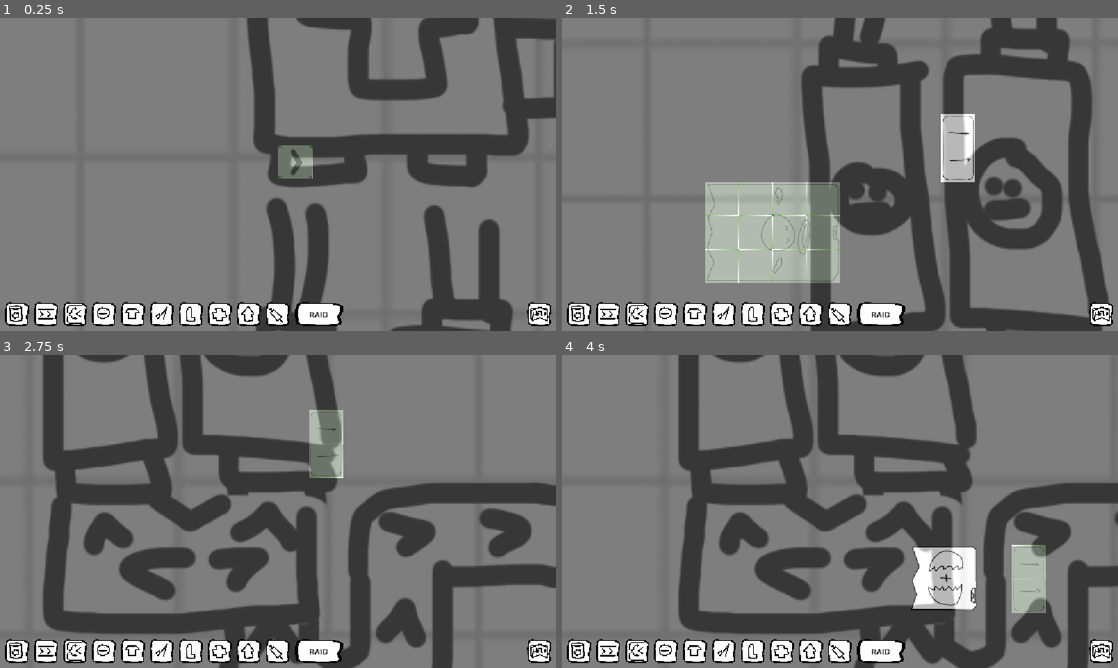
Above: before the commit, frames 1-4 (two rows, left to right).
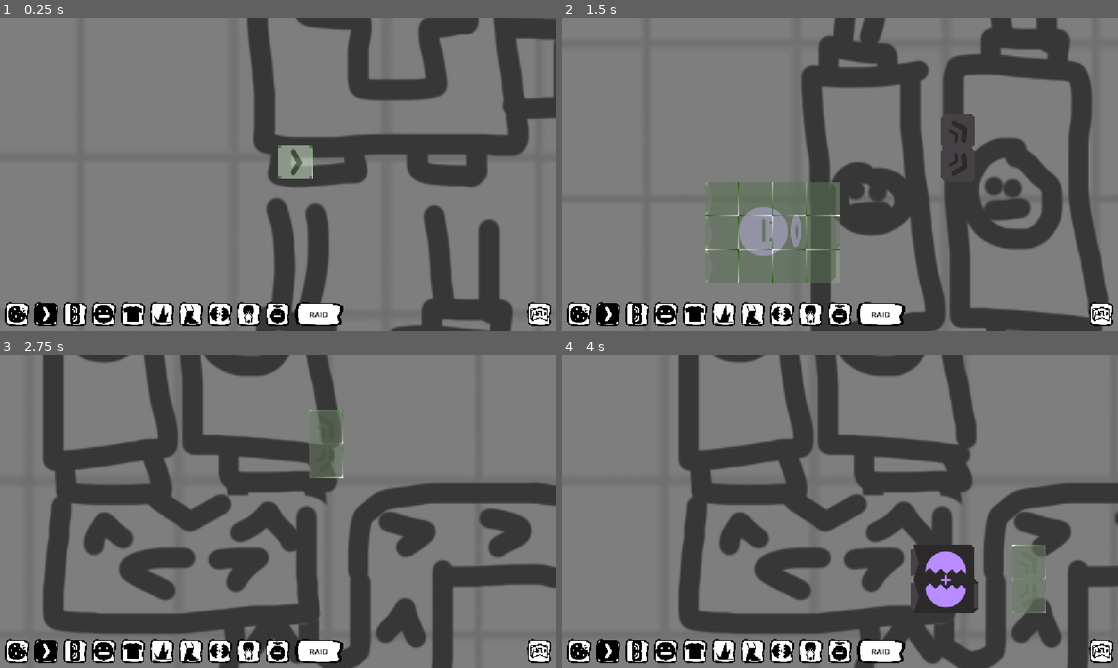
Above: after the commit, the same moments.

Repository: Schlutzkrapfen/Camara-Game
Game: Godot game, scene res://Levels/main_scene_RobertTesting.tscn
Two runs of this game, one before a commit and one after it. Both use one fixed random seed, a clock stepped at 60 frames per second and the inputs below.
Inputs (mouse positions are in pixels of both pictures, inside the frame that each line leads up to):
- Up to frame 1 (0.25 s): no input
- Up to frame 2 (1.5 s): tap Enter at 0.5 s; move the mouse to (962, 158) at 0.52 s; hold D 0.53-1.28 s; tap 3 (Splitter) at 0.6 s; click (962, 158) at 0.67 s; tap Space at 0.77 s; move the mouse to (728, 190) at 1.27 s; hold S from 1.28 s (still down); tap 0 (Aliver) at 1.35 s
- Up to frame 3 (2.75 s): tap Space at 1.52 s; tap 3 (Splitter) at 1.55, 2.3 s; move the mouse to (333, 442) at 2.02 s; release S at 2.03 s; hold D from 2.03 s (still down); tap 2 (Belt) at 2.1 s
- Up to frame 4 (4 s): move the mouse to (812, 574) at 2.77 s; release D at 2.78 s; hold 9 (Upgrader) 2.78-3.53 s; tap 8 (Combiner) at 2.85 s; click (812, 574) at 2.92 s; tap Space at 3.02, 3.77 s; tap 3 (Splitter) at 3.05, 3.8 s; move the mouse to (1006, 558) at 3.52 s; hold A from 3.53 s (still down); tap ' (Goo_maker) at 3.6 s

The runs differ from the first frame. In frame 1, 1.5% of the frame differs, in the area x 1-57%, y 40-98%; in frame 2, 9.9%, in the area x 1-75%, y 30-98%; in frame 3, 1.8%; in frame 4, 4.6%.

Commit message:
feat: Main factory sprites

Diff:
--- a/Levels/Creature/leg.tscn
+++ b/Levels/Creature/leg.tscn
@@ -21,7 +21,7 @@
 isRotating = true
 
 [node name="BodyPart" type="Sprite2D" parent="Pivot" unique_id=685628172]
-position = Vector2(12.805, 73.335)
+position = Vector2(15, 95)
 texture = ExtResource("3_4p0ic")
 
 [node name="ConnectionPoint_1" type="Marker2D" parent="." unique_id=1485094818]
--- a/Levels/Creature/leg_2.tscn
+++ b/Levels/Creature/leg_2.tscn
@@ -21,7 +21,7 @@
 isRotating = true
 
 [node name="BodyPart" type="Sprite2D" parent="Pivot" unique_id=685628172]
-position = Vector2(12.805, 73.335)
+position = Vector2(10, 85)
 texture = ExtResource("3_0mvr4")
 
 [node name="ConnectionPoint_1" type="Marker2D" parent="." unique_id=1485094818]
--- a/Levels/Creature/leg_3.tscn
+++ b/Levels/Creature/leg_3.tscn
@@ -19,7 +19,7 @@
 isRotating = true
 
 [node name="BodyPart" type="Sprite2D" parent="Pivot" unique_id=685628172]
-position = Vector2(12.805, 73.335)
+position = Vector2(20, 90)
 texture = ExtResource("3_5tkjm")
 
 [node name="ConnectionPoint_1" type="Marker2D" parent="." unique_id=1485094818]
--- a/Levels/items/goo.tscn
+++ b/Levels/items/goo.tscn
@@ -1,9 +1,9 @@
 [gd_scene format=3 uid="uid://okfpuqgbojjs"]
 
-[ext_resource type="Texture2D" uid="uid://b156hx6atwntv" path="res://assets/Protype Factory/OIP-3525223804.jpg" id="1_kyumw"]
+[ext_resource type="Texture2D" uid="uid://dxujr32fnvr63" path="res://assets/Sprites/ModularCharacter/Goo.png" id="1_ear6l"]
 [ext_resource type="Script" uid="uid://4rxcymabsf8u" path="res://script/goo.gd" id="2_ear6l"]
 
 [node name="goo" type="Sprite2D" unique_id=2078084850]
-scale = Vector2(0.1, 0.1)
-texture = ExtResource("1_kyumw")
+scale = Vector2(0.2, 0.2)
+texture = ExtResource("1_ear6l")
 script = ExtResource("2_ear6l")
--- a/Levels/main_scene_RobertTesting.tscn
+++ b/Levels/main_scene_RobertTesting.tscn
@@ -3,19 +3,19 @@
 [ext_resource type="Script" uid="uid://qc7ohwp5cnrk" path="res://script/CameraController.gd" id="1_q6pkb"]
 [ext_resource type="Texture2D" uid="uid://dab8ry1vc6pti" path="res://assets/Protype Factory/factory.png" id="2_2d3ho"]
 [ext_resource type="Texture2D" uid="uid://ctv77pkrn66by" path="res://assets/Sprites/Factories/ConveyorBelt.png" id="2_5mrl6"]
-[ext_resource type="Texture2D" uid="uid://b5w0sxaixnlhk" path="res://assets/Protype Factory/splitter.png" id="3_q6pkb"]
 [ext_resource type="Texture2D" uid="uid://d27i4qnwa0txv" path="res://assets/Protype Factory/headfactory.png" id="4_fo3dw"]
 [ext_resource type="Texture2D" uid="uid://ctqwdm2fila7h" path="res://assets/Sprites/Factories/LegFactory.png" id="4_yb4kb"]
 [ext_resource type="Texture2D" uid="uid://dfakgxksy5s5i" path="res://assets/Sprites/Factories/Combiner.png" id="5_agfhl"]
-[ext_resource type="Texture2D" uid="uid://cjxdymamhuqj0" path="res://assets/Protype Factory/goofactory.png" id="5_sf7bd"]
 [ext_resource type="Texture2D" uid="uid://fnxol2v3v8jk" path="res://assets/Sprites/Factories/Upgrader.png" id="6_3cjmu"]
 [ext_resource type="Script" uid="uid://b7r4n585kvy5" path="res://script/spawner.gd" id="6_814nw"]
 [ext_resource type="Script" uid="uid://bko1gb6s0qt05" path="res://Levels/flow_field.gd" id="7_5mrl6"]
 [ext_resource type="Texture2D" uid="uid://cgnh8i2ap5c72" path="res://assets/Sprites/Factories/Aliver.png" id="7_7ioe8"]
 [ext_resource type="Texture2D" uid="uid://cox70khsxs566" path="res://assets/Sprites/Factories/HeadFactory.png" id="7_e6hx3"]
 [ext_resource type="Texture2D" uid="uid://cklbh2npgj3ln" path="res://assets/BuildingCheck/Right.png" id="8_e6hx3"]
+[ext_resource type="Texture2D" uid="uid://bjashyfv41cpn" path="res://assets/Sprites/Factories/Splitter.png" id="8_vv2xv"]
 [ext_resource type="Texture2D" uid="uid://d3ps21yld861w" path="res://assets/BuildingCheck/Wrong.png" id="9_4vxro"]
 [ext_resource type="Script" uid="uid://dw655442tyxqd" path="res://script/check_if_build.gd" id="10_kq7mr"]
+[ext_resource type="Texture2D" uid="uid://mcwipabtk0ga" path="res://assets/Sprites/Factories/GooFactory.png" id="10_vv2xv"]
 [ext_resource type="Texture2D" uid="uid://d1nv5c1vgdg3v" path="res://assets/Sprites/RoughPlan.png" id="12_2d3ho"]
 [ext_resource type="TileSet" uid="uid://dfd14baga48q4" path="res://Resourcen/Tilemap.tres" id="12_814nw"]
 [ext_resource type="Texture2D" uid="uid://c3ybt8onpq3yn" path="res://assets/Sprites/Factories/TorsoFactory.png" id="12_vv2xv"]
@@ -26,6 +26,7 @@
 [ext_resource type="Texture2D" uid="uid://chnfiiflilo6y" path="res://assets/Sprites/Tutorial/Page1.png" id="24_vv2xv"]
 [ext_resource type="Texture2D" uid="uid://dv1cvv0chdhul" path="res://assets/Sprites/Tutorial/Page2.png" id="25_hmfgy"]
 [ext_resource type="Texture2D" uid="uid://dd3gs8u7pxyk5" path="res://assets/Sprites/Tutorial/Page3.png" id="26_8pwl7"]
+[ext_resource type="Texture2D" uid="uid://cbqqufh3erkib" path="res://assets/Sprites/Factories/Floor.png" id="27_vv2xv"]
 
 [sub_resource type="TileSetAtlasSource" id="TileSetAtlasSource_mne4e"]
 texture = ExtResource("2_5mrl6")
@@ -63,7 +64,7 @@
 3:2/0 = 0
 
 [sub_resource type="TileSetAtlasSource" id="TileSetAtlasSource_mc1i1"]
-texture = ExtResource("3_q6pkb")
+texture = ExtResource("8_vv2xv")
 texture_region_size = Vector2i(100, 100)
 0:0/0 = 0
 0:1/0 = 0
@@ -77,12 +78,17 @@
 1:1/0 = 0
 
 [sub_resource type="TileSetAtlasSource" id="TileSetAtlasSource_qs7lm"]
-texture = ExtResource("5_sf7bd")
-texture_region_size = Vector2i(100, 100)
-0:0/0 = 0
-1:0/0 = 0
-1:1/0 = 0
-0:1/0 = 0
+texture = ExtResource("10_vv2xv")
+texture_region_size = Vector2i(100, 100)
+0:0/0 = 0
+1:0/0 = 0
+1:1/0 = 0
+0:1/0 = 0
+2:0/0 = 0
+2:1/0 = 0
+0:2/0 = 0
+1:2/0 = 0
+2:2/0 = 0
 
 [sub_resource type="TileSetAtlasSource" id="TileSetAtlasSource_5mrl6"]
 texture = ExtResource("7_e6hx3")
@@ -147,6 +153,18 @@
 sources/1 = SubResource("TileSetAtlasSource_xnfqo")
 
 [node name="Main Scene" type="Node2D" unique_id=1857987435]
+
+[node name="Sprite2D" type="Sprite2D" parent="." unique_id=9532409]
+self_modulate = Color(1, 1, 1, 0.2784314)
+position = Vector2(0, -3463)
+scale = Vector2(4, 4)
+texture = ExtResource("12_2d3ho")
+
+[node name="BG" type="Sprite2D" parent="." unique_id=1431995615]
+texture_repeat = 2
+texture = ExtResource("27_vv2xv")
+region_enabled = true
+region_rect = Rect2(0, 0, 40000, 40000)
 
 [node name="Camera2D" type="Camera2D" parent="." unique_id=1101754663]
 script = ExtResource("1_q6pkb")
@@ -183,12 +201,6 @@
 modulate = Color(1, 1, 1, 0.3019608)
 tile_set = ExtResource("12_814nw")
 
-[node name="Sprite2D" type="Sprite2D" parent="." unique_id=9532409]
-self_modulate = Color(1, 1, 1, 0.2784314)
-position = Vector2(0, -3463)
-scale = Vector2(4, 4)
-texture = ExtResource("12_2d3ho")
-
 [node name="UI" parent="." unique_id=1117017474 instance=ExtResource("14_fo3dw")]
 
 [node name="GameManager" type="Node2D" parent="." unique_id=1125035550 node_paths=PackedStringArray("cam")]
--- a/Resourcen/Tilemap.tres
+++ b/Resourcen/Tilemap.tres
@@ -2,11 +2,11 @@
 
 [ext_resource type="Texture2D" uid="uid://ctv77pkrn66by" path="res://assets/Sprites/Factories/ConveyorBelt.png" id="1_pjlse"]
 [ext_resource type="Texture2D" uid="uid://dab8ry1vc6pti" path="res://assets/Protype Factory/factory.png" id="2_a150c"]
-[ext_resource type="Texture2D" uid="uid://b5w0sxaixnlhk" path="res://assets/Protype Factory/splitter.png" id="3_bcu6u"]
 [ext_resource type="Texture2D" uid="uid://fnxol2v3v8jk" path="res://assets/Sprites/Factories/Upgrader.png" id="3_talwf"]
 [ext_resource type="Texture2D" uid="uid://cgnh8i2ap5c72" path="res://assets/Sprites/Factories/Aliver.png" id="4_660bf"]
 [ext_resource type="Texture2D" uid="uid://d27i4qnwa0txv" path="res://assets/Protype Factory/headfactory.png" id="4_rtxov"]
-[ext_resource type="Texture2D" uid="uid://cjxdymamhuqj0" path="res://assets/Protype Factory/goofactory.png" id="5_ypk7q"]
+[ext_resource type="Texture2D" uid="uid://bjashyfv41cpn" path="res://assets/Sprites/Factories/Splitter.png" id="5_pjlse"]
+[ext_resource type="Texture2D" uid="uid://mcwipabtk0ga" path="res://assets/Sprites/Factories/GooFactory.png" id="7_pjlse"]
 [ext_resource type="Texture2D" uid="uid://cox70khsxs566" path="res://assets/Sprites/Factories/HeadFactory.png" id="8_3i84h"]
 [ext_resource type="Texture2D" uid="uid://c3ybt8onpq3yn" path="res://assets/Sprites/Factories/TorsoFactory.png" id="9_3re27"]
 [ext_resource type="Texture2D" uid="uid://drnamukdl1ch5" path="res://assets/Sprites/Factories/SpikeFactory.png" id="10_it4xu"]
@@ -49,7 +49,7 @@
 3:2/0 = 0
 
 [sub_resource type="TileSetAtlasSource" id="TileSetAtlasSource_mc1i1"]
-texture = ExtResource("3_bcu6u")
+texture = ExtResource("5_pjlse")
 texture_region_size = Vector2i(100, 100)
 0:0/0 = 0
 0:1/0 = 0
@@ -63,12 +63,17 @@
 1:1/0 = 0
 
 [sub_resource type="TileSetAtlasSource" id="TileSetAtlasSource_qs7lm"]
-texture = ExtResource("5_ypk7q")
+texture = ExtResource("7_pjlse")
 texture_region_size = Vector2i(100, 100)
 0:0/0 = 0
 1:0/0 = 0
 1:1/0 = 0
 0:1/0 = 0
+2:0/0 = 0
+2:1/0 = 0
+0:2/0 = 0
+1:2/0 = 0
+2:2/0 = 0
 
 [sub_resource type="TileSetAtlasSource" id="TileSetAtlasSource_v8h58"]
 texture = ExtResource("8_3i84h")
--- a/Resourcen/goo_factory.tres
+++ b/Resourcen/goo_factory.tres
@@ -5,12 +5,12 @@
 
 [resource]
 script = ExtResource("2_hpae7")
-size = Vector2i(2, 2)
+size = Vector2i(3, 3)
 tilemap_id = 4
 craft_time = 0.5
 output = Array[PackedScene]([ExtResource("1_j4bi8")])
 output_tile = Dictionary[Vector2i, int]({
-Vector2i(1, 1): 0
+Vector2i(2, 1): 0
 })
 input_size = 0
 buildcost = 10
Binary file changed: assets/Sprites/Factories/Aliver.png
Binary file changed: assets/Sprites/Factories/Combiner.png
Binary file added: assets/Sprites/Factories/GooFactory.png
Not shown, added: assets/Sprites/Factories/GooFactory.png.import
Binary file changed: assets/Sprites/Factories/HeadFactory.png
Binary file changed: assets/Sprites/Factories/SpikeFactory.png
Binary file added: assets/Sprites/Factories/Splitter.png
Not shown, added: assets/Sprites/Factories/Splitter.png.import
Binary file changed: assets/Sprites/Factories/TorsoFactory.png
Binary file removed: assets/Sprites/Factories/Untitled-5.png
Binary file changed: assets/Sprites/Factories/Upgrader.png
Binary file added: assets/Sprites/ModularCharacter/Goo.png
(and 14 more such lines)
